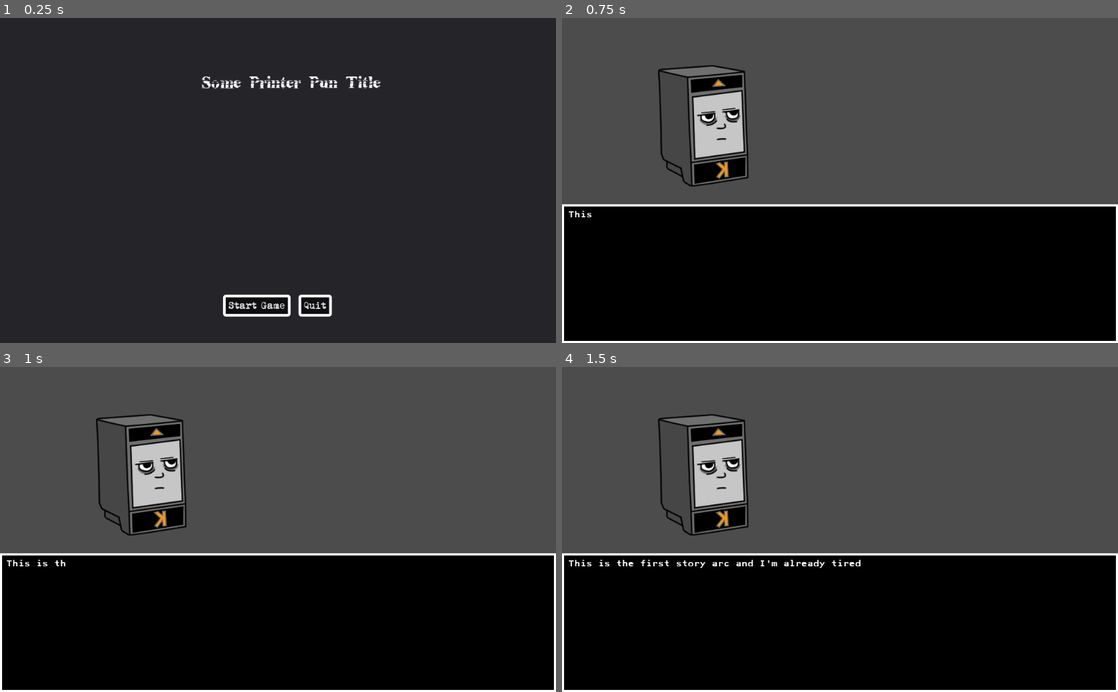
Above: before the commit, frames 1-4 (two rows, left to right).
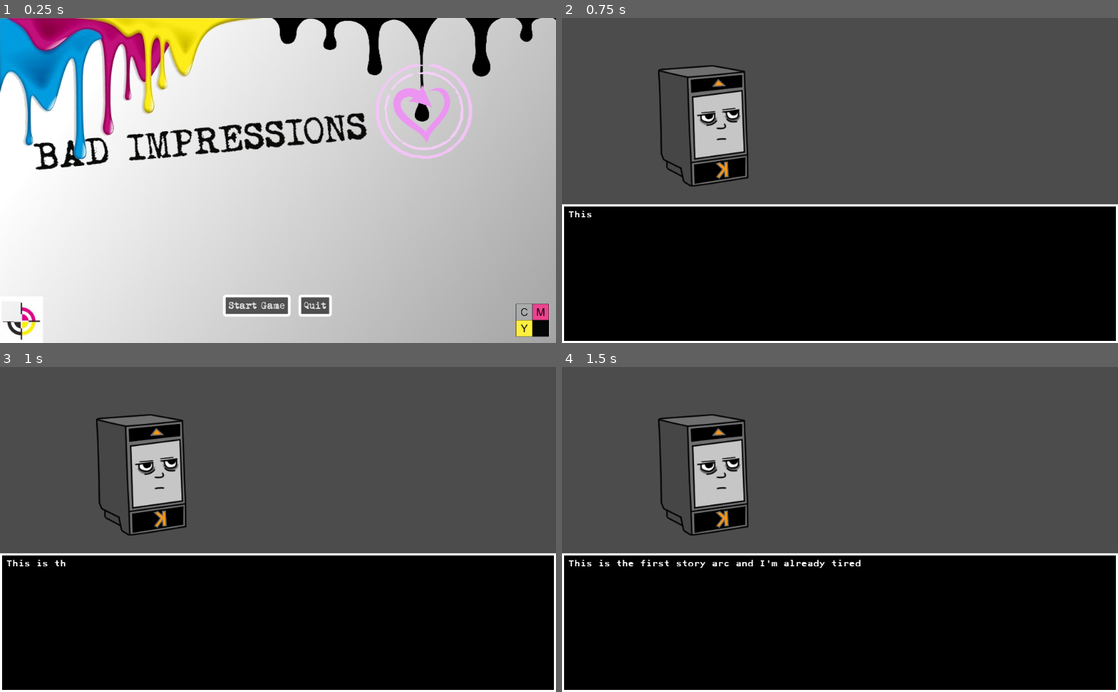
Above: after the commit, the same moments.

Repository: remmarcoux/prism
Game: Godot game, scene res://Menu/MainMenu.tscn
Two runs of this game, one before a commit and one after it. Both use one fixed random seed, a clock stepped at 60 frames per second and the inputs below.
Inputs (mouse positions are in pixels of both pictures, inside the frame that each line leads up to):
- Up to frame 1 (0.25 s): no input
- Up to frame 2 (0.75 s): click "Start Game" at 0.5 s
- Up to frame 3 (1 s): no input
- Up to frame 4 (1.5 s): tap Enter (ui_accept) at 1.25 s; move the mouse to (962, 513) at 1.27 s; hold Right (ui_right) from 1.28 s (still down); click (962, 513) at 1.42 s

The runs differ from the first frame. In frame 1, 99% of the frame differs, in the area x 0-100%, y 0-100%; in frame 2, nothing differs; in frame 3, nothing differs; in frame 4, nothing differs.

Commit message:
Main menu background image

Diff:
--- a/Menu/MainMenu.tscn
+++ b/Menu/MainMenu.tscn
@@ -7,6 +7,7 @@
 [ext_resource path="res://Fonts/MomTypewriter36.tres" type="DynamicFont" id=5]
 [ext_resource path="res://Audio/Music/LOOP_intro_FINAL.wav" type="AudioStream" id=6]
 [ext_resource path="res://Audio/Music/progressive_intro_FINAL_02.wav" type="AudioStream" id=7]
+[ext_resource path="res://Assets/Background/bad impressions.png" type="Texture" id=8]
 
 [node name="MainMenu" type="Control"]
 anchor_right = 1.0
@@ -20,12 +21,10 @@
 music_loop_method = 1
 storyScene = ExtResource( 3 )
 
-[node name="Background" type="Panel" parent="."]
+[node name="Background" type="TextureRect" parent="."]
 anchor_right = 1.0
 anchor_bottom = 1.0
-__meta__ = {
-"_edit_use_anchors_": false
-}
+texture = ExtResource( 8 )
 
 [node name="ContentSafeZone" type="Control" parent="."]
 anchor_left = 0.1
@@ -49,6 +48,7 @@
 }
 
 [node name="Title" type="Label" parent="ContentSafeZone"]
+visible = false
 anchor_left = 0.33
 anchor_right = 0.66
 anchor_bottom = 0.25
Binary file added: Assets/Background/bad impressions.png
Not shown, added: Assets/Background/bad impressions.png.import
Not shown: 1 places in Menu/MainMenu.tscn that only renumber resources
